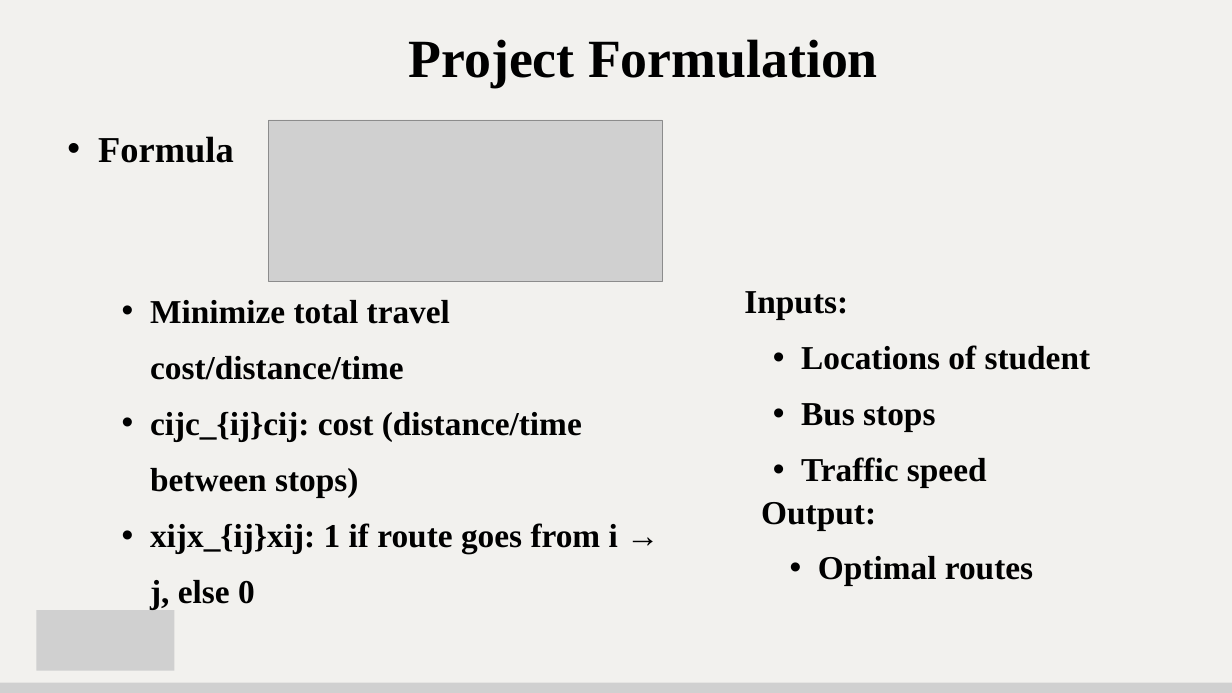
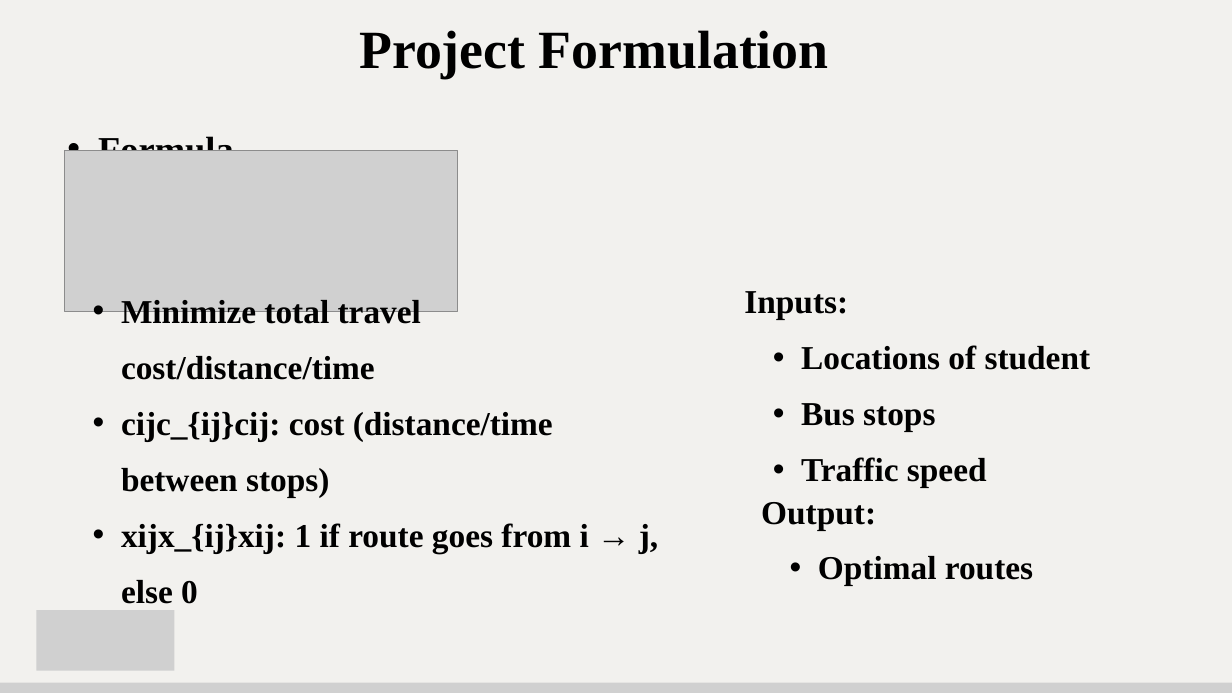
Before and after one commit to maitriparekhcs2848/s2_g3_its, a slide deck: slide 4 of MileStone 5/S2_G3_ITS_M5.pptx. Drawn at 1232x693 pixels with LibreOffice and Linux fonts; fonts in the diff are those of the drawing; grey boxes stand for pictures. Boxes give left, top, right and bottom in pixels: in the first picture for what was removed or moved away, otherwise in the second. Text is boxed around its words. In the diff, an @@ line names an element or a change of style, - is before the commit and + after.

```diff
--- a/MileStone 5/S2_G3_ITS_M5.pptx
+++ b/MileStone 5/S2_G3_ITS_M5.pptx
@@ text "Project Formulation": place and size @@
-text "Project Formulation" at [408,39,878,87]
+text "Project Formulation" at [359,30,829,79]
@@ picture: place and size @@
-picture at [269,120,662,282]
+picture at [64,150,458,312]
@@ text "Minimize total travel cost/distance/time" rewrapped from [150,300,618,610] to [121,300,658,604] @@
```
Also in this commit, not shown: 13 other slides changed.
